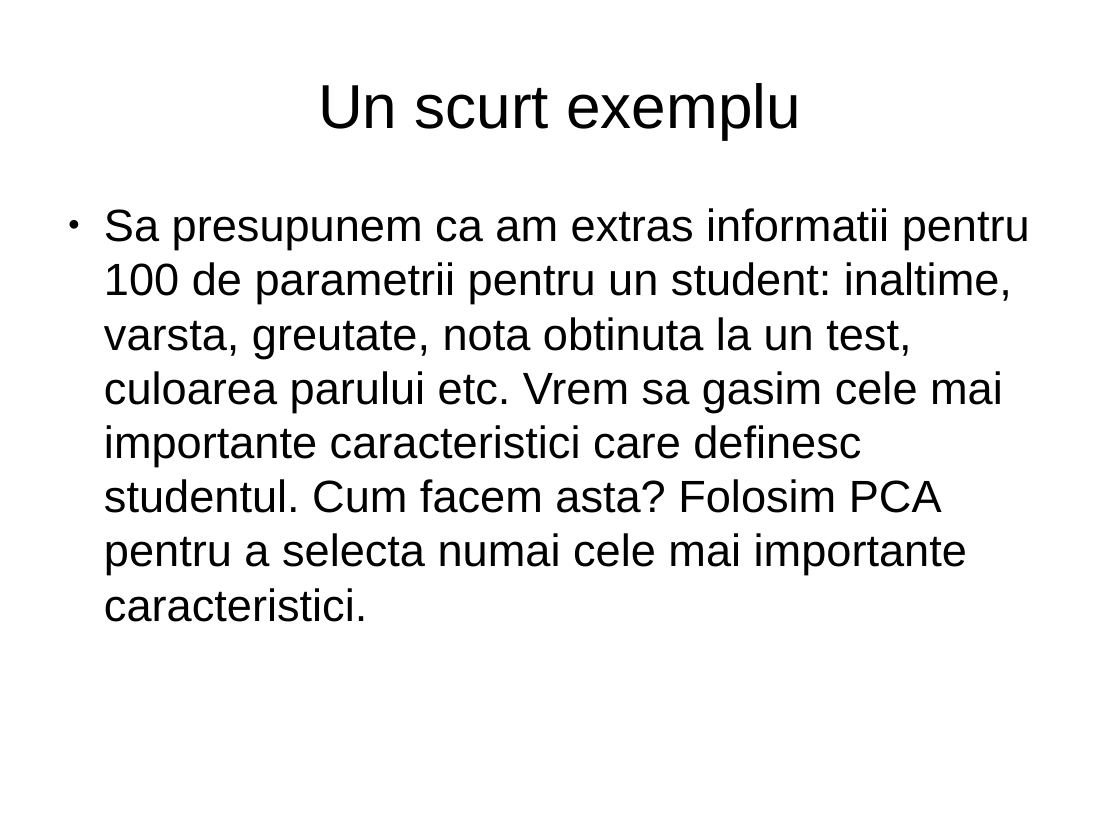
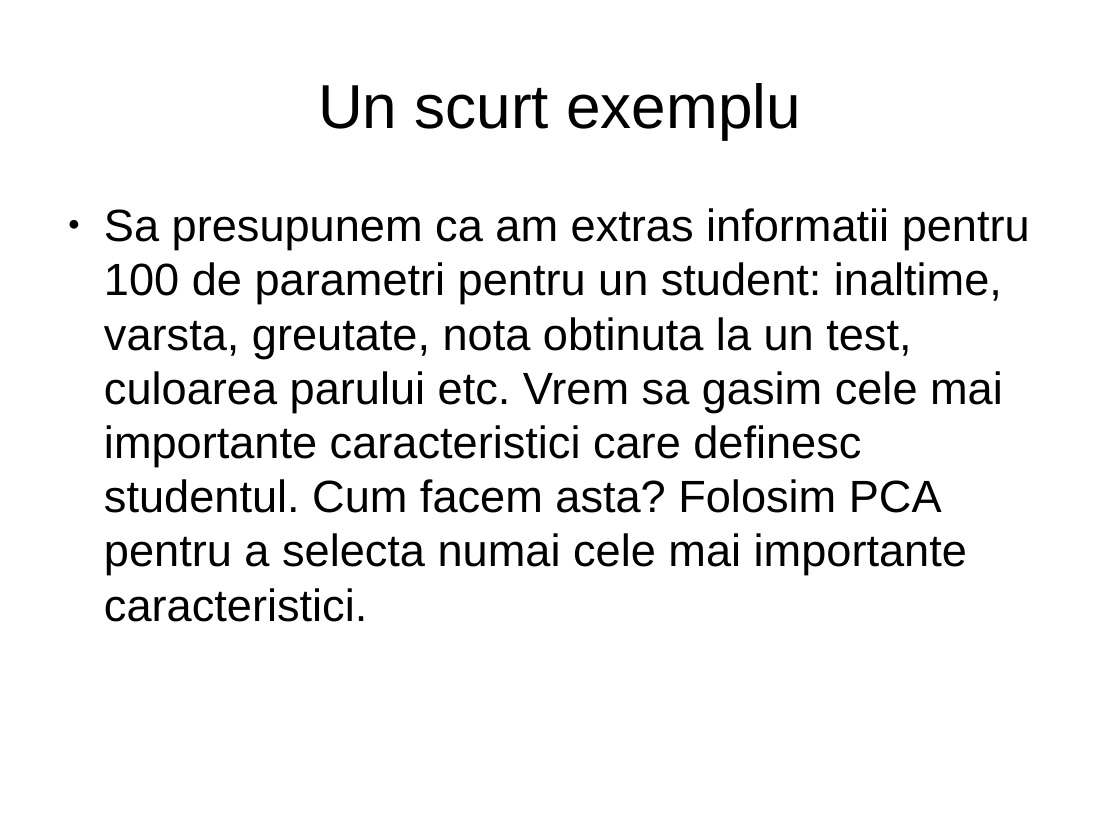
Before and after one commit to radumotrescu/SiemensDiscoverIT, a slide deck: slide 3 of PCA Presentation.odp. Drawn at 1120x840 pixels with LibreOffice and Linux fonts; fonts in the diff are those of the drawing. Boxes give left, top, right and bottom in pixels: in the first picture for what was removed or moved away, otherwise in the second. Text is boxed around its words. In the diff, an @@ line names an element or a change of style, - is before the commit and + after.

```diff
--- a/PCA Presentation.odp
+++ b/PCA Presentation.odp
@@ text at box(104, 208, 1030, 622): text changed @@
-● Sa presupunem ca am extras informatii pentru 100 de parametrii pentru un student: inaltime, varsta, greutate, nota obtinuta la un test, culoarea parului etc. Vrem sa gasim cele mai importante caracteristici care definesc studentul. Cum facem asta? Folosim PCA pentru a selecta numai cele mai importante caracteristici.
+● Sa presupunem ca am extras informatii pentru 100 de parametri pentru un student: inaltime, varsta, greutate, nota obtinuta la un test, culoarea parului etc. Vrem sa gasim cele mai importante caracteristici care definesc studentul. Cum facem asta? Folosim PCA pentru a selecta numai cele mai importante caracteristici.
```
Also in this commit, not shown: 7 other slides changed.
